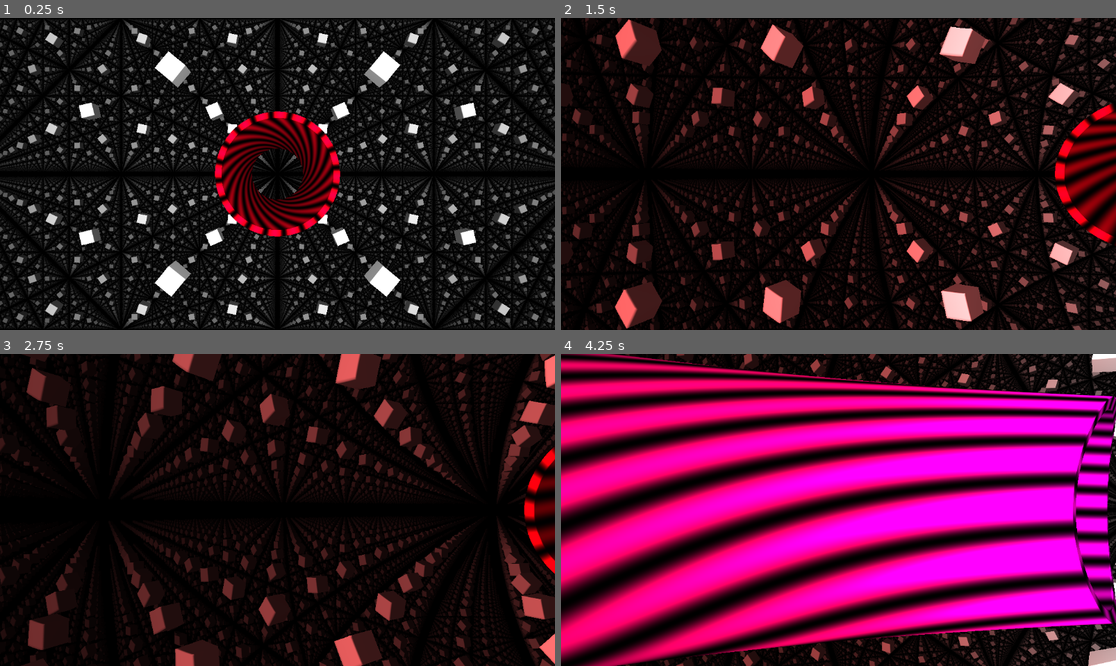
Above: before the commit, frames 1-4 (two rows, left to right).
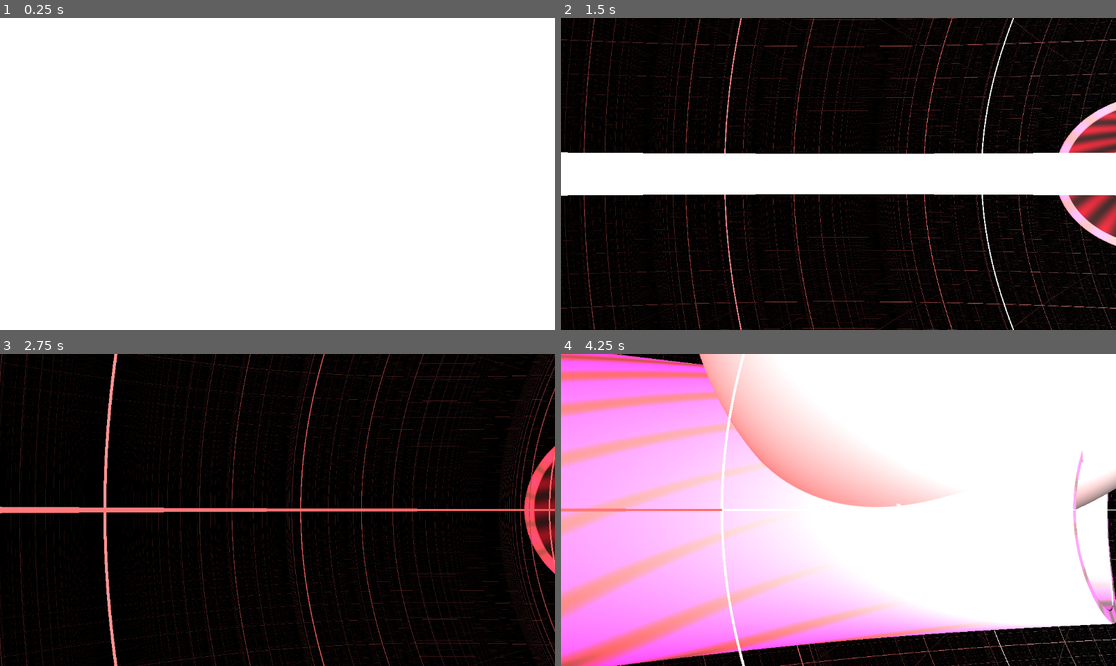
Above: after the commit, the same moments.

Repository: liggxibbler/godot_relativity
Game: Godot game, scene res://first.tscn
Two runs of this game, one before a commit and one after it. Both use one fixed random seed, a clock stepped at 60 frames per second and the inputs below.
Inputs:
- Up to frame 1 (0.25 s): no input
- Up to frame 2 (1.5 s): hold D (BoostRight) 0.53-1.28 s; tap Tab (ToggleRetardation, bound only after the commit) at 0.6, 1.35 s; hold S (BoostBack) from 1.28 s (still down)
- Up to frame 3 (2.75 s): release S (BoostBack) at 2.03 s; hold D (BoostRight) from 2.03 s (still down); tap Tab (ToggleRetardation, bound only after the commit) at 2.1 s
- Up to frame 4 (4.25 s): release D (BoostRight) at 2.78 s; hold W (BoostForward) 2.78-3.53 s; tap Tab (ToggleRetardation, bound only after the commit) at 2.85, 3.6 s; hold A (BoostLeft) from 3.53 s (still down)

The runs differ from the first frame. In frame 1, 98% of the frame differs, in the area x 0-100%, y 0-100%; in frame 2, 41%; in frame 3, 26%; in frame 4, 95%.

Commit message:
Replaced rotating cubes with "wire boxes".
Added input mapping for ToggleRetardation and Exit.
Added "enemy".

Diff:
--- a/first.tscn
+++ b/first.tscn
@@ -14,6 +14,7 @@
 shader_parameter/viewRight = null
 shader_parameter/orientation = null
 shader_parameter/iResolution = null
+shader_parameter/enemyPosition = null
 
 [node name="Node3D" type="Node3D"]
 
--- a/project.godot
+++ b/project.godot
@@ -98,3 +98,15 @@
 "events": [Object(InputEventJoypadButton,"resource_local_to_scene":false,"resource_name":"","device":-1,"button_index":2,"pressure":0.0,"pressed":true,"script":null)
 ]
 }
+ToggleRetardation={
+"deadzone": 0.5,
+"events": [Object(InputEventKey,"resource_local_to_scene":false,"resource_name":"","device":-1,"window_id":0,"alt_pressed":false,"shift_pressed":false,"ctrl_pressed":false,"meta_pressed":false,"pressed":false,"keycode":0,"physical_keycode":4194306,"key_label":0,"unicode":0,"location":0,"echo":false,"script":null)
+, Object(InputEventJoypadButton,"resource_local_to_scene":false,"resource_name":"","device":-1,"button_index":1,"pressure":0.0,"pressed":true,"script":null)
+]
+}
+Exit={
+"deadzone": 0.5,
+"events": [Object(InputEventKey,"resource_local_to_scene":false,"resource_name":"","device":-1,"window_id":0,"alt_pressed":false,"shift_pressed":false,"ctrl_pressed":false,"meta_pressed":false,"pressed":false,"keycode":0,"physical_keycode":4194305,"key_label":0,"unicode":0,"location":0,"echo":false,"script":null)
+, Object(InputEventJoypadButton,"resource_local_to_scene":false,"resource_name":"","device":-1,"button_index":4,"pressure":0.0,"pressed":true,"script":null)
+]
+}
--- a/relativity.gd
+++ b/relativity.gd
@@ -11,6 +11,8 @@
 var viewForward = Vector3(1,0,0)
 var viewUp = Vector3(0,1,0)
 var viewRight = Vector3(0,0,1)
+
+var enemyPosition = Vector4(0,0,0,1)
 
 var maxBoostSize = 1.5
 
@@ -26,9 +28,11 @@
 var shader_viewForward
 var shader_viewUp
 var shader_viewRight
+var shader_enemyPosition
 
 var time_scale = 1.0
 var speedOfLight = 1.0
+var retardation = true
 
 # Called when the node enters the scene tree for the first time.
 func _ready() -> void:
@@ -44,6 +48,7 @@
 	shader_viewForward = StringName("viewForward")
 	shader_viewUp = StringName("viewUp")
 	shader_viewRight = StringName("viewRight")
+	shader_enemyPosition = StringName("enemyPosition")
 
 	update_resolution()
 
@@ -70,6 +75,9 @@
 		boost = lorentz(-input_boost * dt, c)
 		transform_matrix = transform_matrix * boost
 		fourvel = transform_matrix * Vector4(0,0,0,1)
+
+	enemyPosition.y = 5*cos(uposition.w)
+	enemyPosition.z = 5*sin(uposition.w)
 
 	uposition += fourvel * dt
 
@@ -83,9 +91,13 @@
 	surface_material.set_shader_parameter(shader_viewForward, viewForward)
 	surface_material.set_shader_parameter(shader_viewUp, viewUp)
 	surface_material.set_shader_parameter(shader_viewRight, viewRight)
+	surface_material.set_shader_parameter(shader_enemyPosition, enemyPosition)
 
 # Called every frame. 'delta' is the elapsed time since the previous frame.
 func _process(delta: float) -> void:
+
+	if Input.is_action_just_pressed("ToggleRetardation"):
+		toggle_retardation()
 
 	update_resolution()
 
@@ -149,6 +161,9 @@
 		time_scale *= (1 - delta * 5.0)
 	else:
 		time_scale = 1.0
+
+func toggle_retardation():
+	retardation = not retardation
 
 func Rotate2D(vec : Vector2, angle : float) -> Vector2:
 	var T = Transform2D(
@@ -189,5 +204,5 @@
 		fourvel = starting_fourvel.lerp(Vector4(0,0,0,1), alpha)
 
 func update_resolution():
-	var resolution = Vector3(get_viewport().size.x, get_viewport().size.y, 1.0)
+	var resolution = Vector3(get_viewport().size.x, get_viewport().size.y, retardation)
 	surface_material.set_shader_parameter(shader_iResolution, resolution)
Not shown, changed: Shaders/raymarch.gdshaderinc
Not shown, changed: Shaders/signeddists.gdshaderinc
